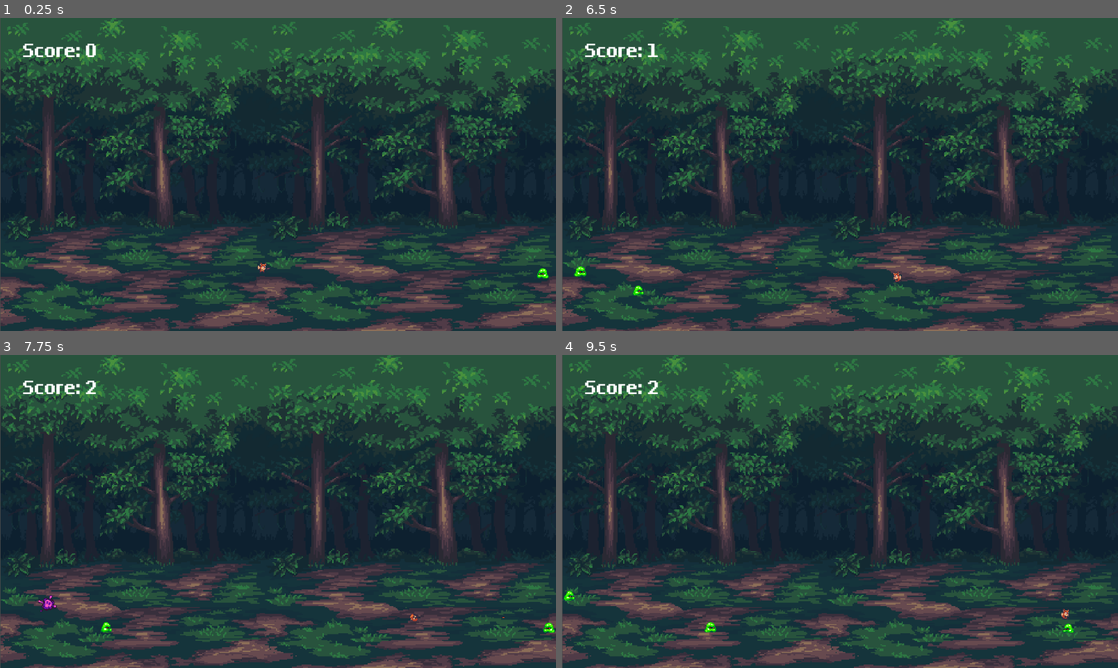
Above: before the commit, frames 1-4 (two rows, left to right).
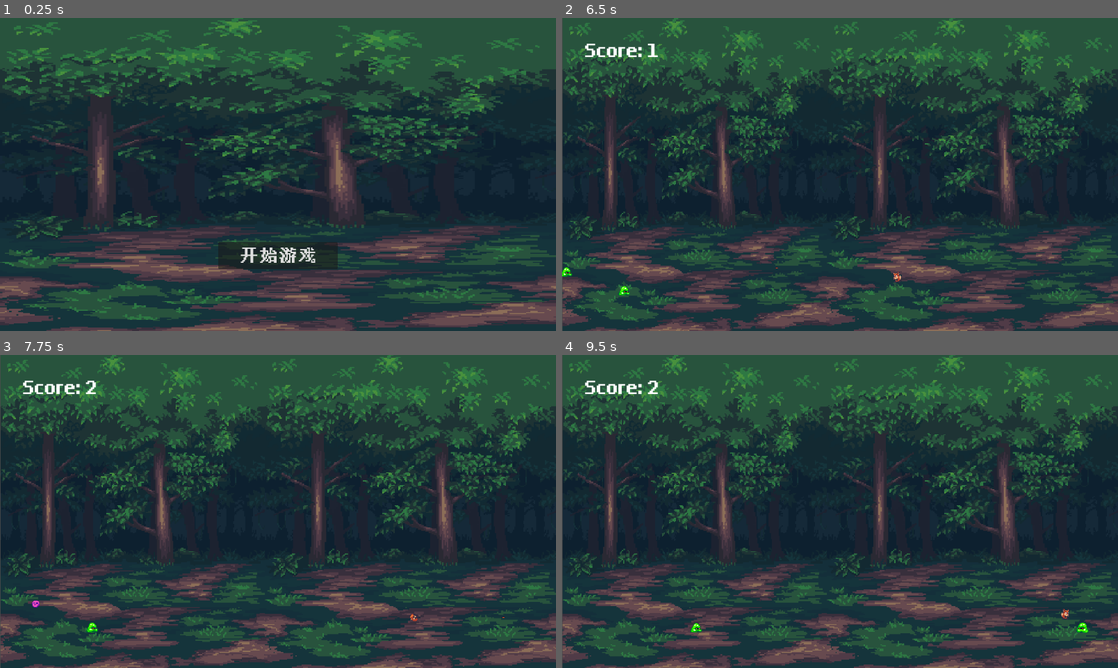
Above: after the commit, the same moments.

Repository: Moon-frost/2dGame-demo
Game: Godot game, scene res://Scense/Menu.tscn
The game is run twice, just before and just after one commit, with the same random seed, the same clock (stepped at 60 frames per second) and the same inputs. Before the commit the project starts from res://Scense/Game.tscn.
Inputs (mouse positions are in pixels of both pictures, inside the frame that each line leads up to):
- Up to frame 1 (0.25 s): no input
- Up to frame 2 (6.5 s): click (840, 255) at 0.5 s, where only the run after the commit has a clickable "开始游戏"; hold D (right) 1.28-2.03 s; hold K (rolling) 1.28-2.03 s; hold S (down) 2.03-2.78 s; tap J (shot) at 2.1, 3.6, 5.1 s; hold D (right) 2.78-3.53 s; hold K (rolling) 2.78-3.53 s; hold W (up) 3.53-4.28 s; hold K (rolling) 4.28-5.03 s; hold A (left) 4.28-5.78 s; hold S (down) from 5.78 s (still down); hold K (rolling) from 5.78 s (still down)
- Up to frame 3 (7.75 s): release S (down) at 6.53 s; release K (rolling) at 6.53 s; hold D (right) 6.53-7.28 s; tap J (shot) at 6.6 s; hold W (up) from 7.28 s (still down); hold K (rolling) from 7.28 s (still down)
- Up to frame 4 (9.5 s): release W (up) at 8.03 s; release K (rolling) at 8.03 s; hold D (right) 8.03-8.78 s; tap J (shot) at 8.1 s; hold S (down) from 8.78 s (still down); hold K (rolling) from 8.78 s (still down)

The runs differ from the first frame. In frame 1, 42% of the frame differs, in the area x 0-100%, y 0-100%; in frame 2, 0.2%; in frame 3, 0.3%; in frame 4, 0.3%.

Commit message:
创建游戏主菜单，游戏结束时，回到主带单

Diff:
--- /dev/null
+++ b/Scense/Menu.tscn
@@ -0,0 +1,39 @@
+[gd_scene load_steps=4 format=3 uid="uid://qfrpwbmqi77j"]
+
+[ext_resource type="Texture2D" uid="uid://b0qtfgvyobs0d" path="res://AssetBundle/Sprites/ForestBackground.png" id="1_j1imt"]
+[ext_resource type="Script" uid="uid://de3ua27s36i0" path="res://Script/menu.gd" id="1_l68u5"]
+[ext_resource type="FontFile" uid="uid://cdijg32uanytd" path="res://AssetBundle/Uranus_Pixel_11Px.ttf" id="2_l68u5"]
+
+[node name="Menu" type="Control"]
+layout_mode = 3
+anchors_preset = 15
+anchor_right = 1.0
+anchor_bottom = 1.0
+grow_horizontal = 2
+grow_vertical = 2
+script = ExtResource("1_l68u5")
+
+[node name="ForestBackground" type="Sprite2D" parent="."]
+position = Vector2(576, 324)
+scale = Vector2(4.8, 2.31429)
+texture = ExtResource("1_j1imt")
+
+[node name="Button" type="Button" parent="."]
+layout_mode = 1
+anchors_preset = 7
+anchor_left = 0.5
+anchor_top = 1.0
+anchor_right = 0.5
+anchor_bottom = 1.0
+offset_left = -124.0
+offset_top = -184.0
+offset_right = 124.0
+offset_bottom = -128.0
+grow_horizontal = 2
+grow_vertical = 0
+theme_override_fonts/font = ExtResource("2_l68u5")
+theme_override_font_sizes/font_size = 40
+text = "开始游戏"
+metadata/_edit_lock_ = true
+
+[connection signal="pressed" from="Button" to="." method="_on_button_pressed"]
--- /dev/null
+++ b/Script/menu.gd
@@ -0,0 +1,17 @@
+extends Control
+
+
+# Called when the node enters the scene tree for the first time.
+func _ready() -> void:
+	pass # Replace with function body.
+
+
+# Called every frame. 'delta' is the elapsed time since the previous frame.
+func _process(delta: float) -> void:
+	pass
+
+
+func _on_button_pressed() -> void:
+	var star_game = load("res://Scense/Game.tscn")
+	get_tree().change_scene_to_packed(star_game)
+	pass
--- a/Script/player.gd
+++ b/Script/player.gd
@@ -71,7 +71,7 @@
 		animator.play("game_over")
 
 		await get_tree().create_timer(3).timeout
-		get_tree().reload_current_scene()
+		get_tree().change_scene_to_packed(load("res://Scense/Menu.tscn"))
 
 func _input(event: InputEvent) -> void:
 	if event.is_action_pressed("rolling"):
--- a/project.godot
+++ b/project.godot
@@ -11,7 +11,7 @@
 [application]
 
 config/name="2dGame-demo"
-run/main_scene="uid://c235j2jrh82i0"
+run/main_scene="uid://qfrpwbmqi77j"
 config/features=PackedStringArray("4.4", "Forward Plus")
 config/icon="res://icon.svg"
 
Not shown, added: Script/menu.gd.uid
